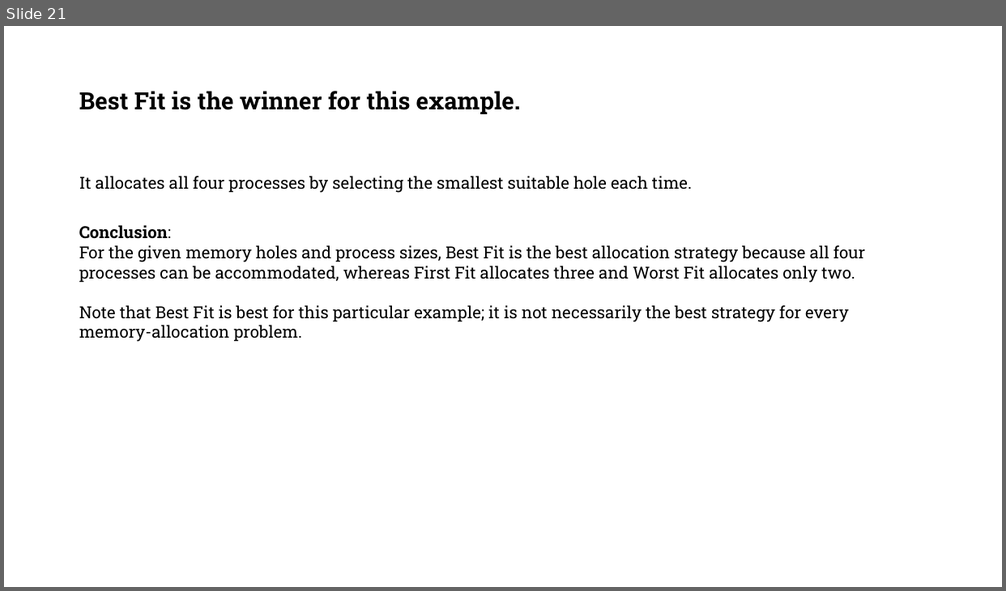
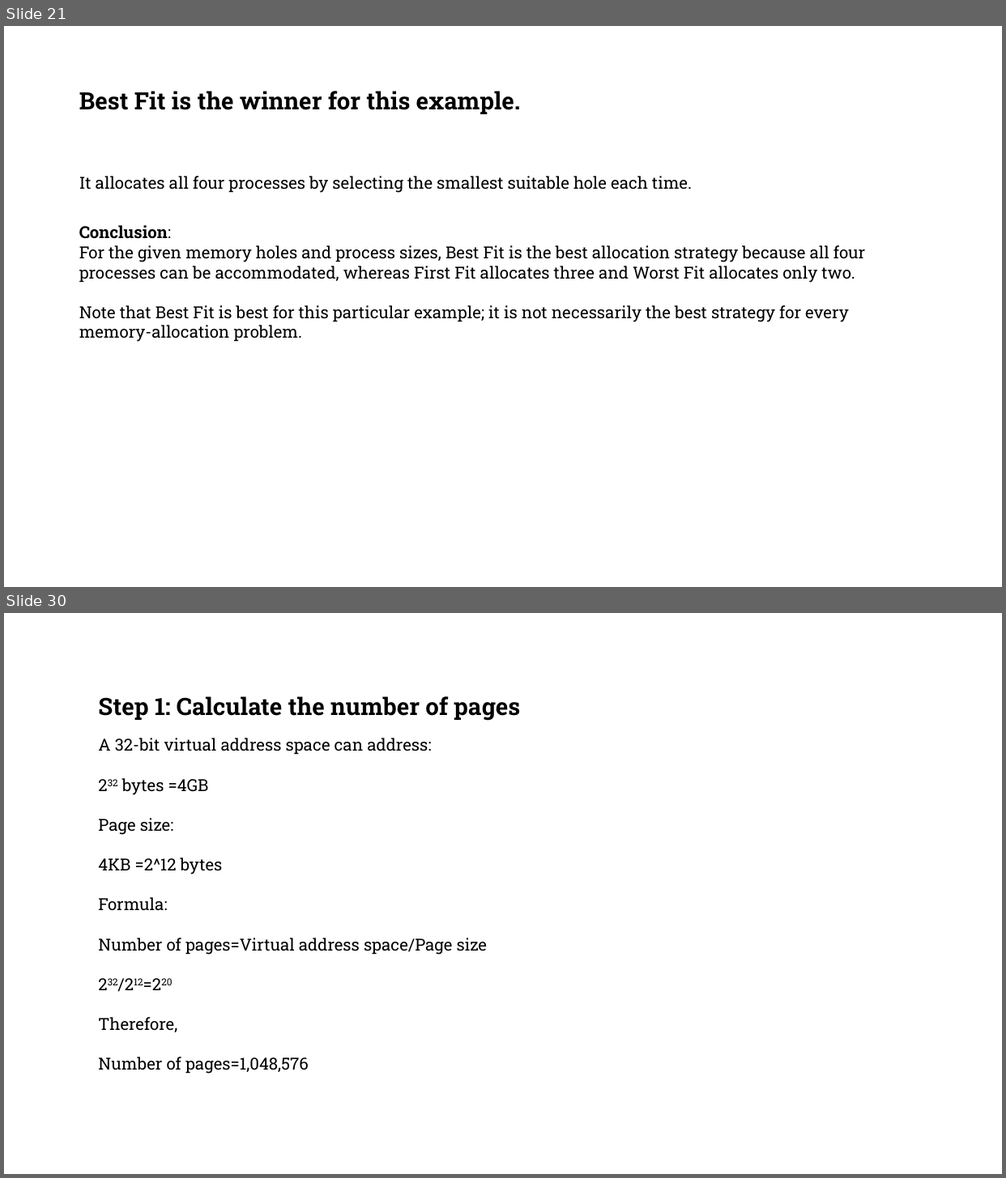
Before and after one commit to baljeetmatta/SystemDesign, a slide deck: Memory Management.pptx. Shown one above the other, each under a label of ours: slide 21 before the commit, slides 21 and 30 after it; the slides between them are not shown. The pictures are 1006x591 and 1006x1178 pixels, drawn with LibreOffice and Linux fonts; fonts in the diff are those of the drawing; background and template pictures are left out. Boxes give left, top, right and bottom in pixels: in the first picture for what was removed or moved away, otherwise in the second. Text is boxed around its words. In the diff, an @@ line names an element or a change of style, - is before the commit and + after.

```diff
--- a/Memory Management.pptx
+++ b/Memory Management.pptx
@@ slide 30 added at (4,613,1002,1174), background #FFFFFF; not listed: 1 template element that a slide beside it also shows @@
@@ text added at (98,696,520,1074), 16 pt, text #000000 @@
+Step 1: Calculate the number of pages
+A 32-bit virtual address space can address:
+232 bytes =4GB
+Page size:
+4KB =2^12 bytes
+Formula:
+Number of pages=Virtual address space/Page size
+232/212=220
+Therefore,
+Number of pages=1,048,576
```
Also in this commit, not shown: 6 slides changed, 5 other slides added.
